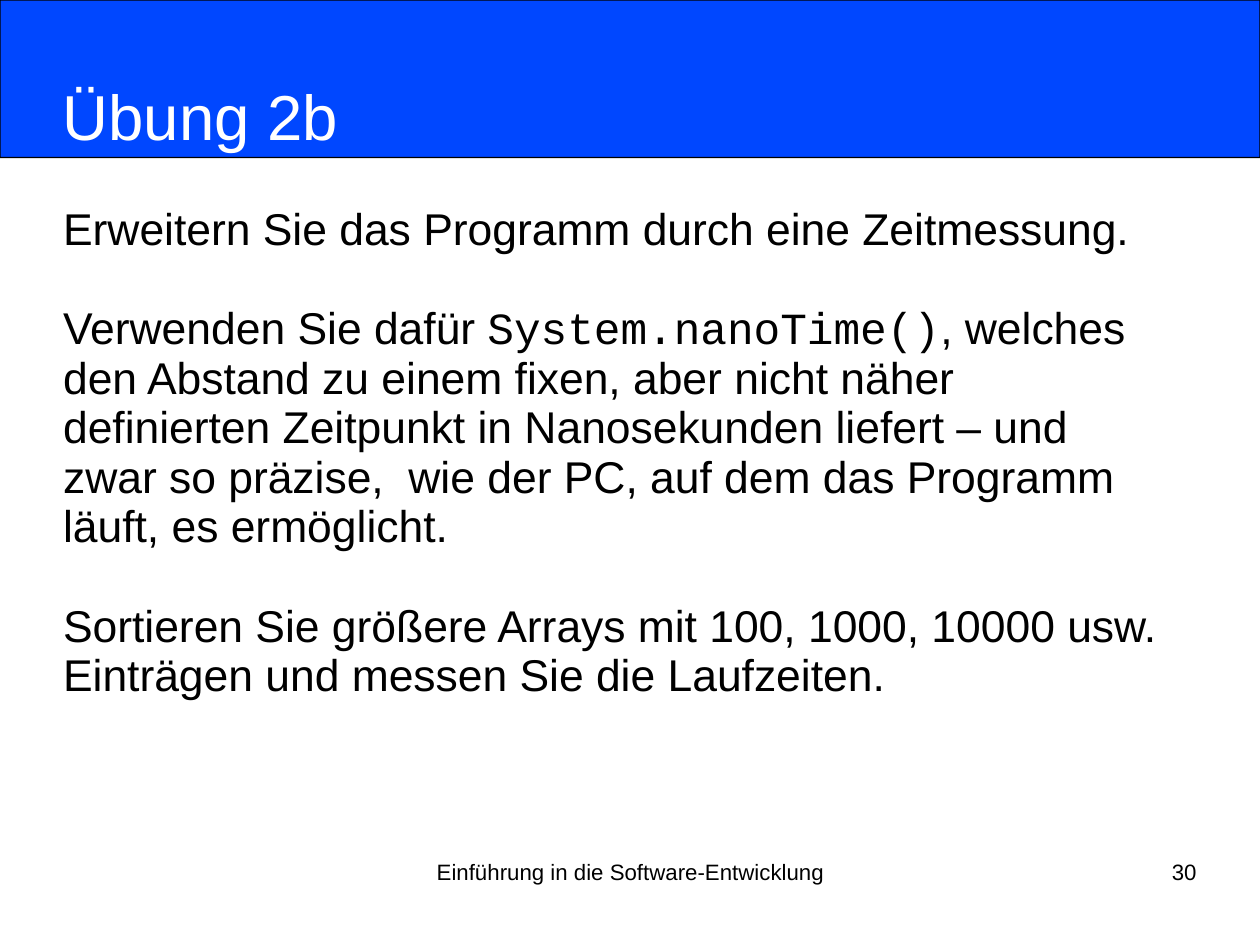
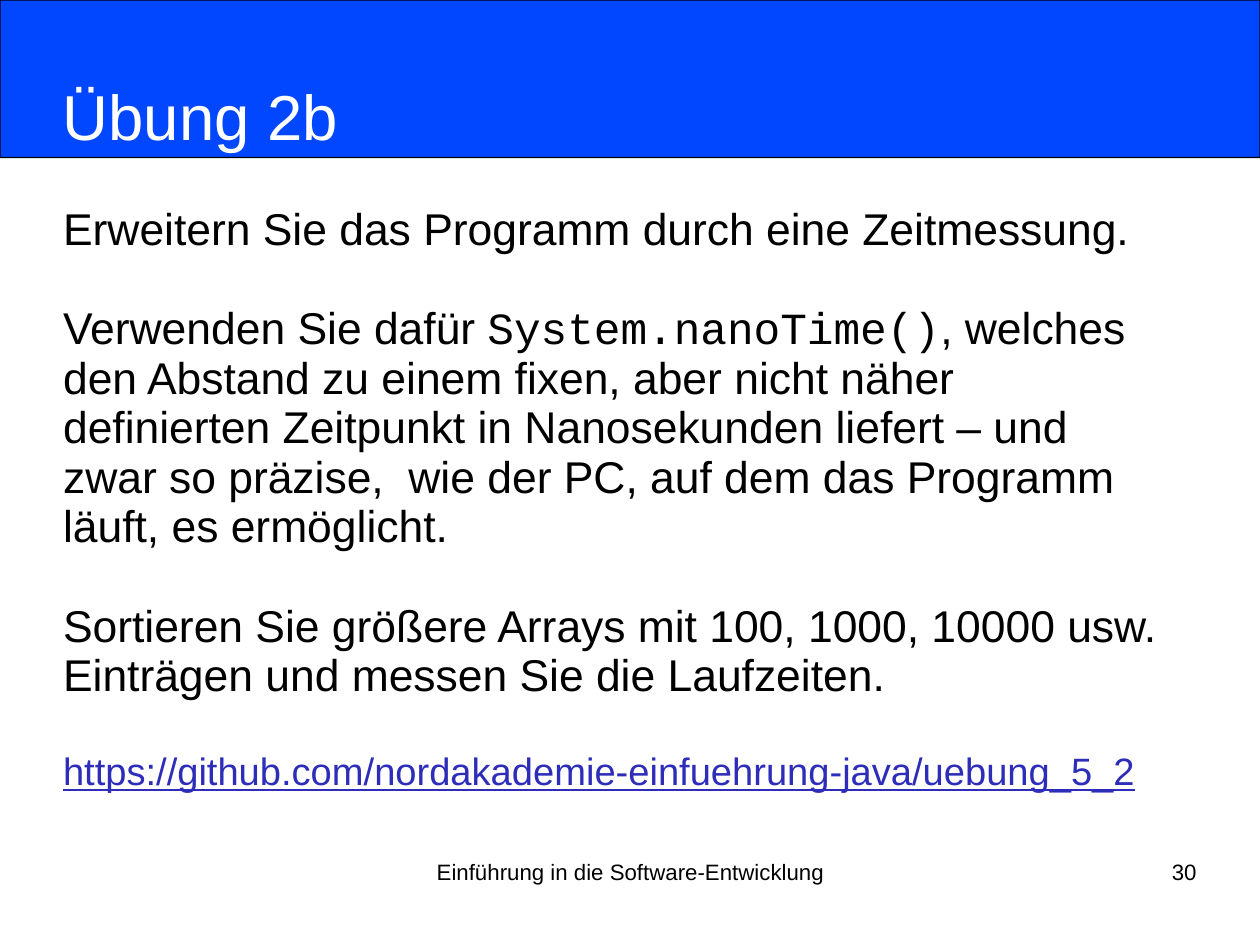
Before and after one commit to nordakademie-einfuehrung-java/vorlesungsskript, a slide deck: slide 30 of folien/Semester_03_Termin_06_Kapitel05.pptx. Drawn at 1260x945 pixels with LibreOffice and Linux fonts; fonts in the diff are those of the drawing. Boxes give left, top, right and bottom in pixels: in the first picture for what was removed or moved away, otherwise in the second. Text is boxed around its words. In the diff, an @@ line names an element or a change of style, - is before the commit and + after.

```diff
--- a/folien/Semester_03_Termin_06_Kapitel05.pptx
+++ b/folien/Semester_03_Termin_06_Kapitel05.pptx
@@ subtitle at bbox=[63, 757, 1135, 793]: paragraph added @@
+https://github.com/nordakademie-einfuehrung-java/uebung_5_2
```
Also in this commit, not shown: 3 other slides changed.
